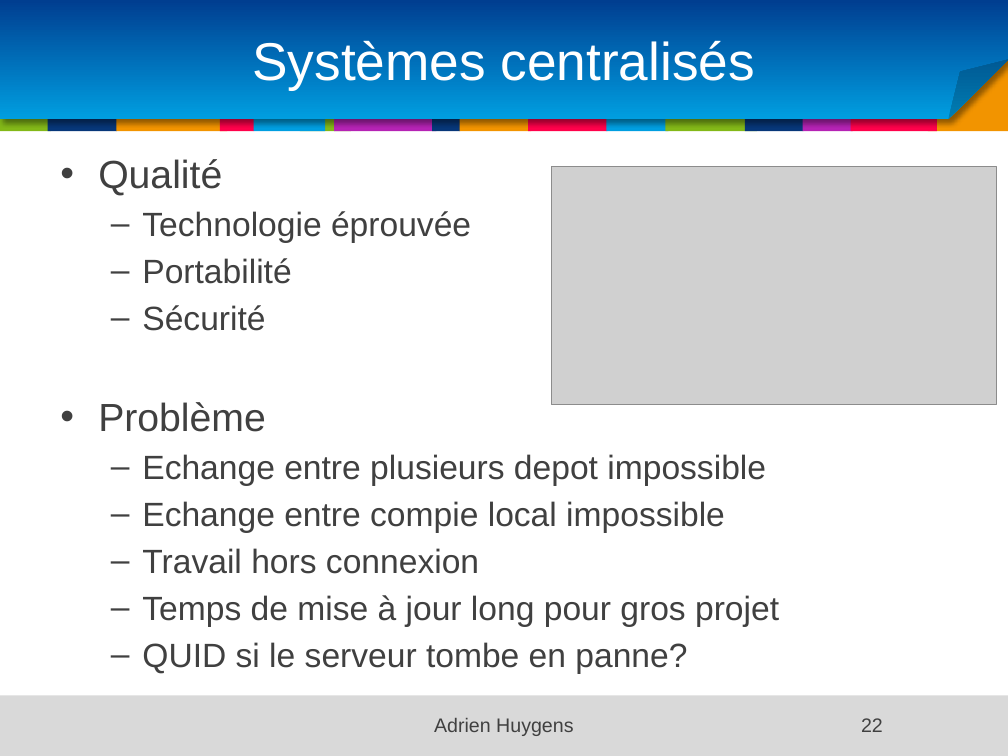
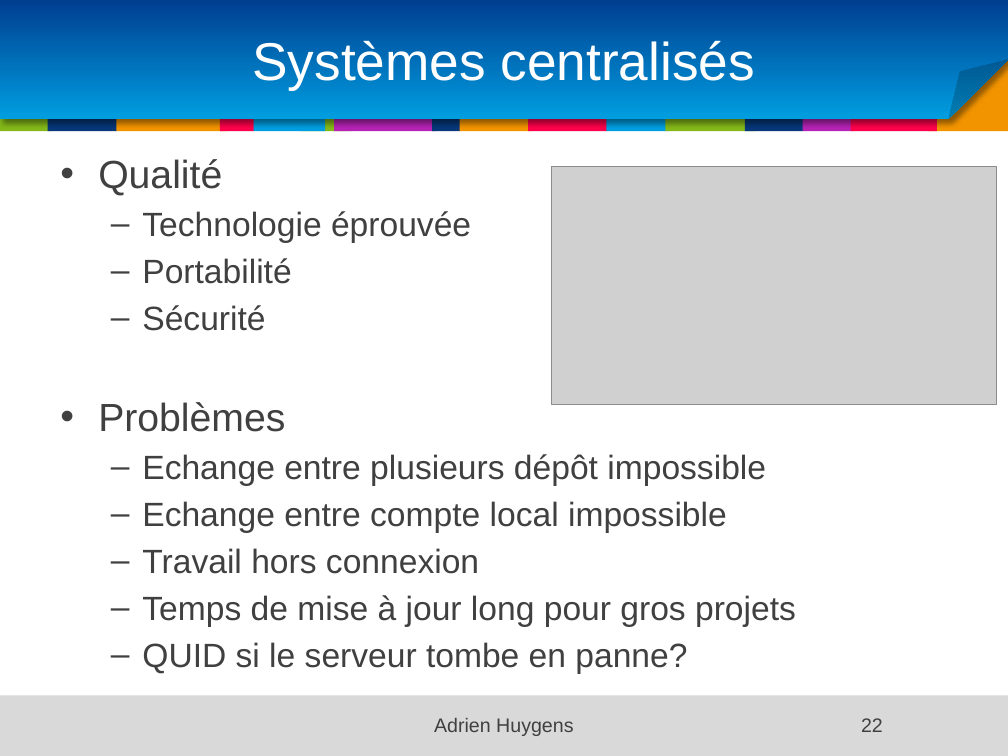
Before and after one commit to samouraii/CoursEntrepriseNumerique, a slide deck: slide 22 of Chapitre1.pptx. Drawn at 1008x756 pixels with LibreOffice and Linux fonts; fonts in the diff are those of the drawing; grey boxes stand for pictures; background and template pictures are left out. Boxes give left, top, right and bottom in pixels: in the first picture for what was removed or moved away, otherwise in the second. Text is boxed around its words. In the diff, an @@ line names an element or a change of style, - is before the commit and + after.

```diff
--- a/Chapitre1.pptx
+++ b/Chapitre1.pptx
@@ text at [98,402,766,533]: text changed @@
-• Problème
-  – Echange entre plusieurs depot impossible
-  – Echange entre compie local impossible
+• Problèmes
+  – Echange entre plusieurs dépôt impossible
+  – Echange entre compte local impossible
@@ text at [142,595,796,627]: text changed @@
-  – Temps de mise à jour long pour gros projet
+  – Temps de mise à jour long pour gros projets
```
Also in this commit, not shown: 43 other slides changed, 1 slide removed.
